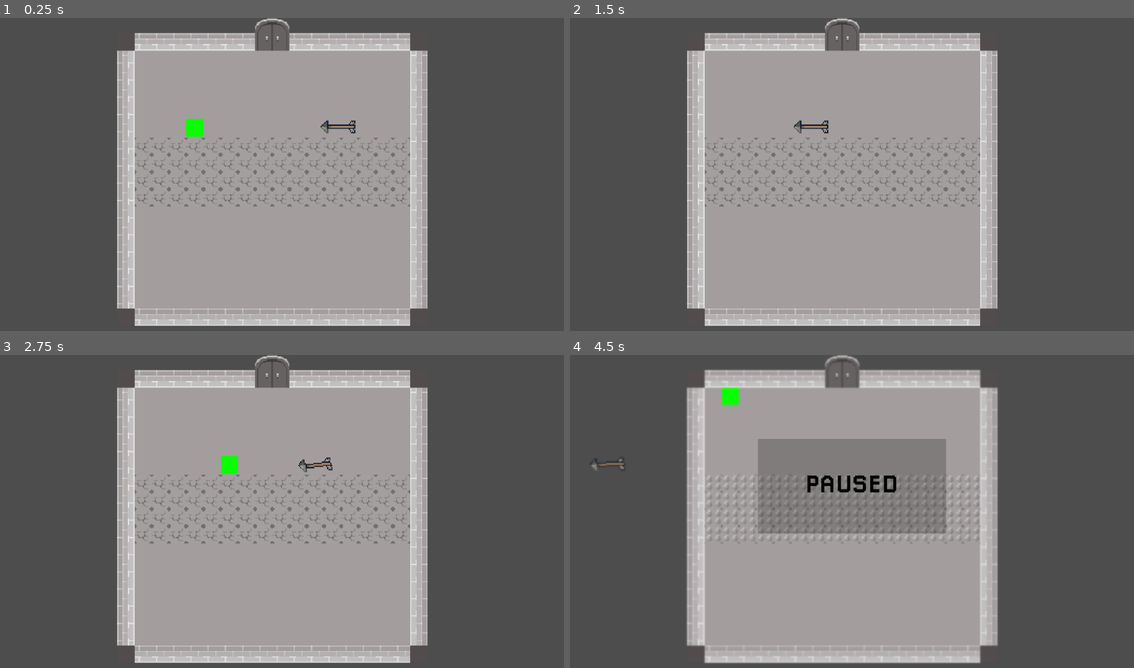
Above: before the commit, frames 1-4 (two rows, left to right).
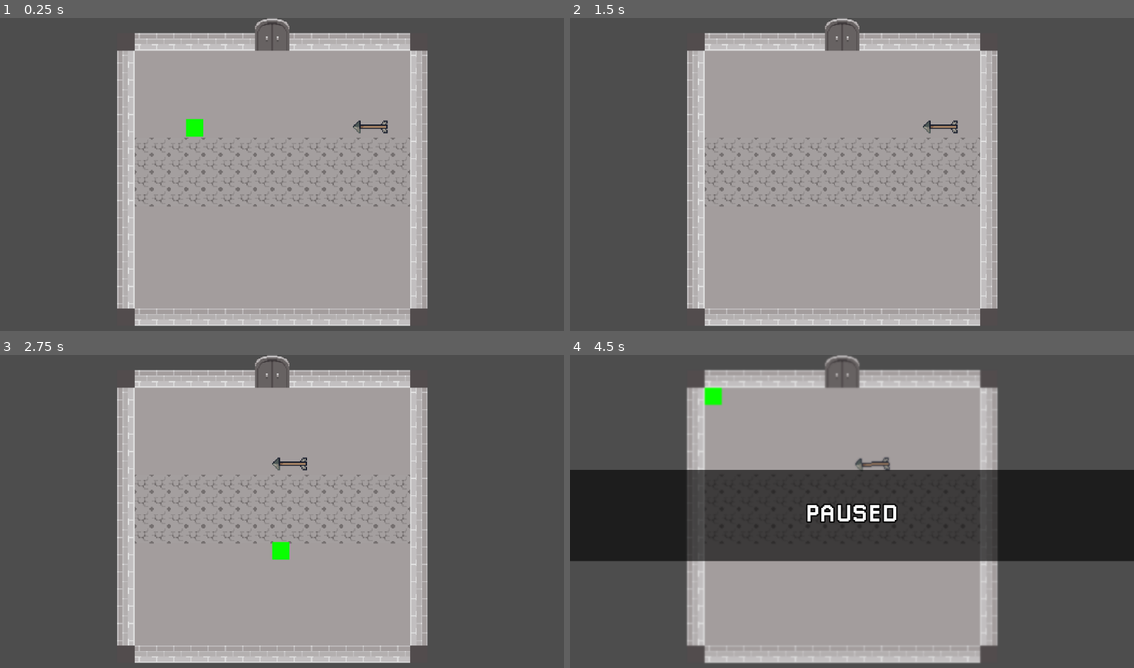
Above: after the commit, the same moments.

Repository: rddtz/gamejamplus
Game: Godot game, scene res://scenes/main.tscn
The game is run twice, just before and just after one commit, with the same random seed, the same clock (stepped at 60 frames per second) and the same inputs.
Inputs:
- Up to frame 1 (0.25 s): no input
- Up to frame 2 (1.5 s): hold Right (RIGHT) 0.53-1.28 s; hold S (DOWN) from 1.28 s (still down)
- Up to frame 3 (2.75 s): release S (DOWN) at 2.03 s; hold Right (RIGHT) from 2.03 s (still down)
- Up to frame 4 (4.5 s): release Right (RIGHT) at 2.78 s; hold W (UP) 2.78-3.53 s; hold A (LEFT) from 3.53 s (still down); tap Escape (pause) at 4.15 s

The runs differ from the first frame. In frame 1, 0.3% of the frame differs, in the area x 56-69%, y 32-37%; in frame 2, 0.3%; in frame 3, 0.6%; in frame 4, 33%, in the area x 0-100%, y 10-66%.

Commit message:
pause ver 2

Diff:
--- a/plus/scenes/main.tscn
+++ b/plus/scenes/main.tscn
@@ -44,4 +44,4 @@
 [node name="Flecha" parent="." instance=ExtResource("6_guc22")]
 position = Vector2(318, 140)
 direction = 180
-speed = 180.0
+speed = 60.0
--- a/plus/scenes/menu_pause.tscn
+++ b/plus/scenes/menu_pause.tscn
@@ -9,7 +9,7 @@
 shader_parameter/blur = null
 
 [sub_resource type="StyleBoxFlat" id="StyleBoxFlat_wpoyy"]
-bg_color = Color(0, 0, 0, 0.207843)
+bg_color = Color(0, 0, 0, 0.619608)
 
 [sub_resource type="Animation" id="Animation_vvmse"]
 length = 0.001
@@ -97,22 +97,21 @@
 
 [node name="PanelContainer" type="PanelContainer" parent="CanvasLayer"]
 modulate = Color(1, 1, 1, 0)
-anchors_preset = 8
-anchor_left = 0.5
+anchors_preset = 14
 anchor_top = 0.5
-anchor_right = 0.5
+anchor_right = 1.0
 anchor_bottom = 0.5
-offset_left = -192.0
-offset_top = -152.5
-offset_right = 192.0
-offset_bottom = 40.5
+offset_top = -89.0
+offset_bottom = 98.0
 grow_horizontal = 2
 grow_vertical = 2
 theme_override_styles/panel = SubResource("StyleBoxFlat_wpoyy")
 
 [node name="Label" type="Label" parent="CanvasLayer/PanelContainer"]
 layout_mode = 2
-theme_override_colors/font_color = Color(0, 0, 0, 1)
+theme_override_colors/font_color = Color(1, 1, 1, 1)
+theme_override_colors/font_outline_color = Color(0, 0, 0, 1)
+theme_override_constants/outline_size = 10
 theme_override_fonts/font = ExtResource("1_t4ocs")
 theme_override_font_sizes/font_size = 50
 text = "PAUSED"
--- /dev/null
+++ b/plus/scenes/submit.tscn
@@ -0,0 +1,54 @@
+[gd_scene load_steps=3 format=3 uid="uid://dmh63bijc2gkq"]
+
+[ext_resource type="FontFile" uid="uid://2acyjhqidwb5" path="res://assets/fonts/Pixellari.ttf" id="1_qrsqq"]
+
+[sub_resource type="StyleBoxEmpty" id="StyleBoxEmpty_cg606"]
+
+[node name="Submit" type="Control"]
+layout_mode = 3
+anchors_preset = 15
+anchor_right = 1.0
+anchor_bottom = 1.0
+grow_horizontal = 2
+grow_vertical = 2
+
+[node name="Panel" type="Panel" parent="."]
+layout_mode = 1
+anchors_preset = 15
+anchor_right = 1.0
+anchor_bottom = 1.0
+grow_horizontal = 2
+grow_vertical = 2
+
+[node name="Container" type="PanelContainer" parent="."]
+layout_mode = 1
+anchors_preset = 5
+anchor_left = 0.5
+anchor_right = 0.5
+offset_left = -333.0
+offset_top = 160.0
+offset_right = 333.0
+offset_bottom = 294.0
+grow_horizontal = 2
+size_flags_horizontal = 4
+theme_override_styles/panel = SubResource("StyleBoxEmpty_cg606")
+
+[node name="VBoxContainer" type="VBoxContainer" parent="Container"]
+layout_mode = 2
+theme_override_constants/separation = 25
+
+[node name="Label" type="Label" parent="Container/VBoxContainer"]
+layout_mode = 2
+theme_override_fonts/font = ExtResource("1_qrsqq")
+theme_override_font_sizes/font_size = 31
+text = "Insira seu nome"
+horizontal_alignment = 1
+
+[node name="LineEdit" type="LineEdit" parent="Container/VBoxContainer"]
+layout_mode = 2
+theme_override_fonts/font = ExtResource("1_qrsqq")
+theme_override_font_sizes/font_size = 50
+placeholder_text = "NOME"
+alignment = 1
+expand_to_text_length = true
+caret_blink = true
Not shown: 1 places in plus/scenes/main.tscn that only renumber resources
